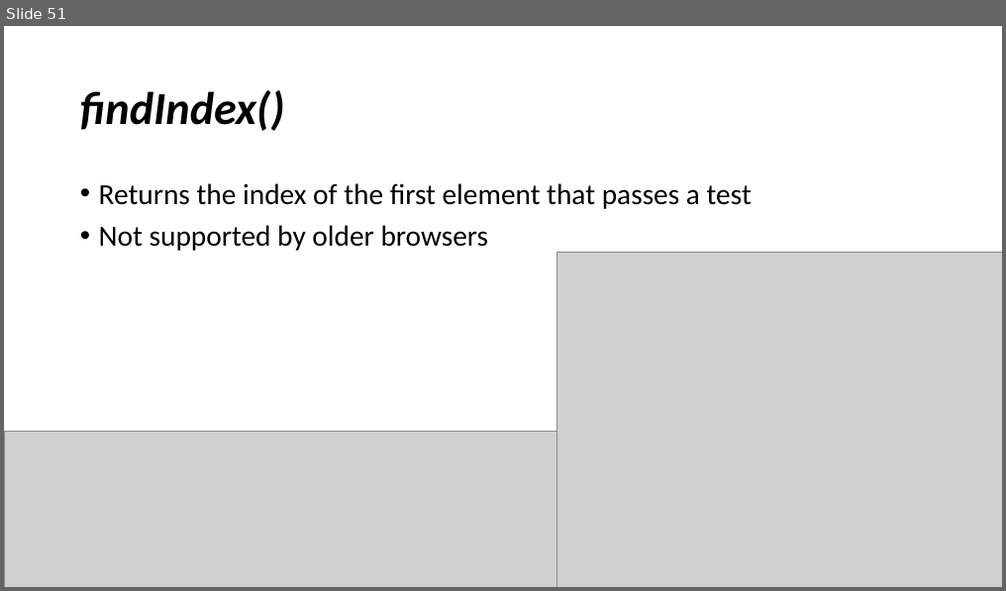
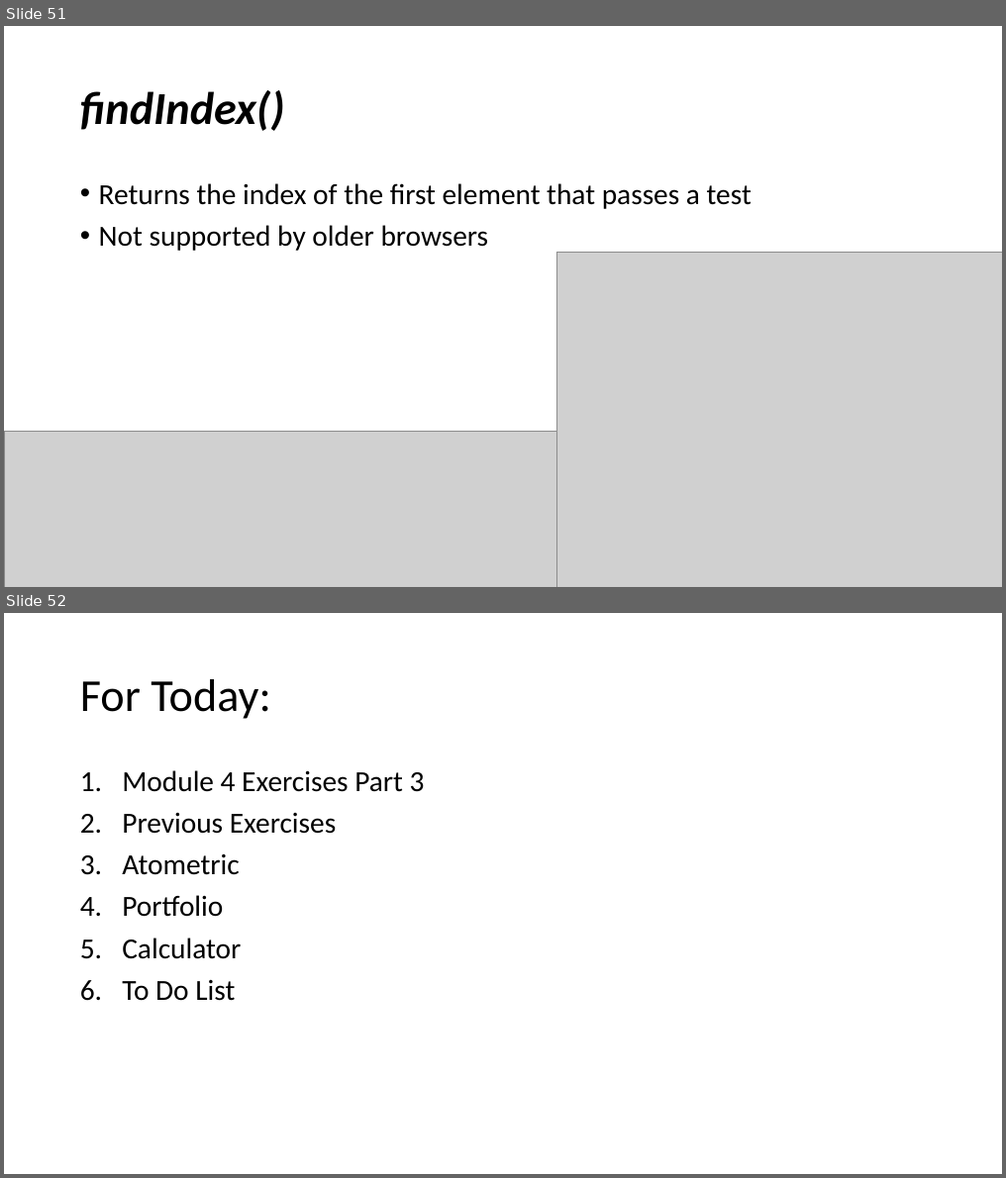
Before and after one commit to YWCANWIL-TechLab/module4-data-types-day3-KevinMorales157, a slide deck: slides/Arrays.pptx. Shown one above the other, each under a label of ours: slide 51 before the commit, slides 51 and 52 after it. The pictures are 1006x591 and 1006x1178 pixels, drawn with LibreOffice and Linux fonts; fonts in the diff are those of the drawing; grey boxes stand for pictures. Boxes give left, top, right and bottom in pixels: in the first picture for what was removed or moved away, otherwise in the second. Text is boxed around its words. In the diff, an @@ line names an element or a change of style, - is before the commit and + after.

```diff
--- a/slides/Arrays.pptx
+++ b/slides/Arrays.pptx
@@ slide 52 added at <box>4,613,1002,1174</box>, background #FFFFFF @@
@@ title added at <box>80,679,271,719</box>, 44 pt, text #000000 @@
+For Today:
@@ text added at <box>122,770,425,1001</box>, 28 pt, text #000000 @@
+1. Module 4 Exercises Part 3
+2. Previous Exercises
+3. Atometric
+4. Portfolio
+5. Calculator
+6. To Do List
```
Also in this commit, not shown: 32 slides changed, 2 other files.
